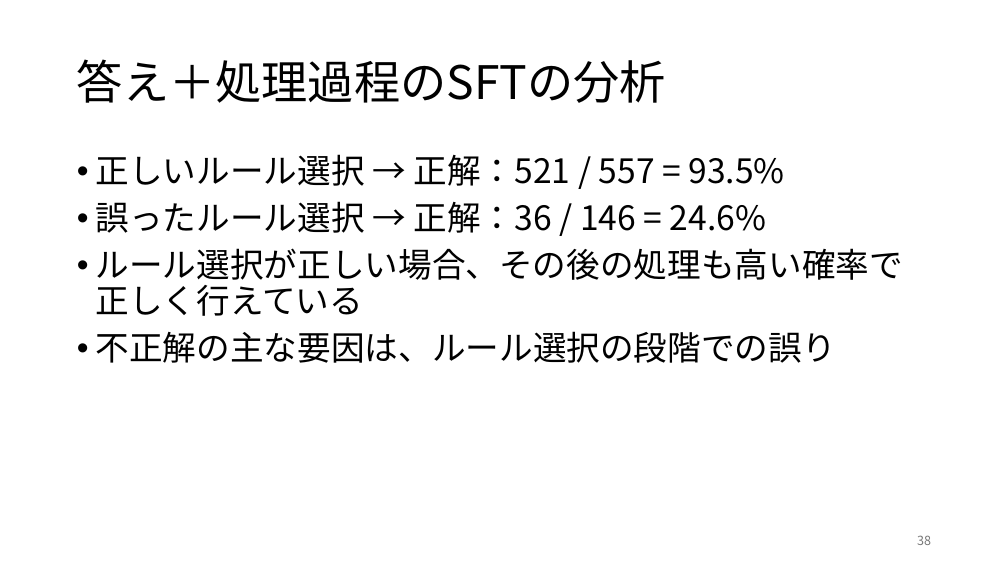
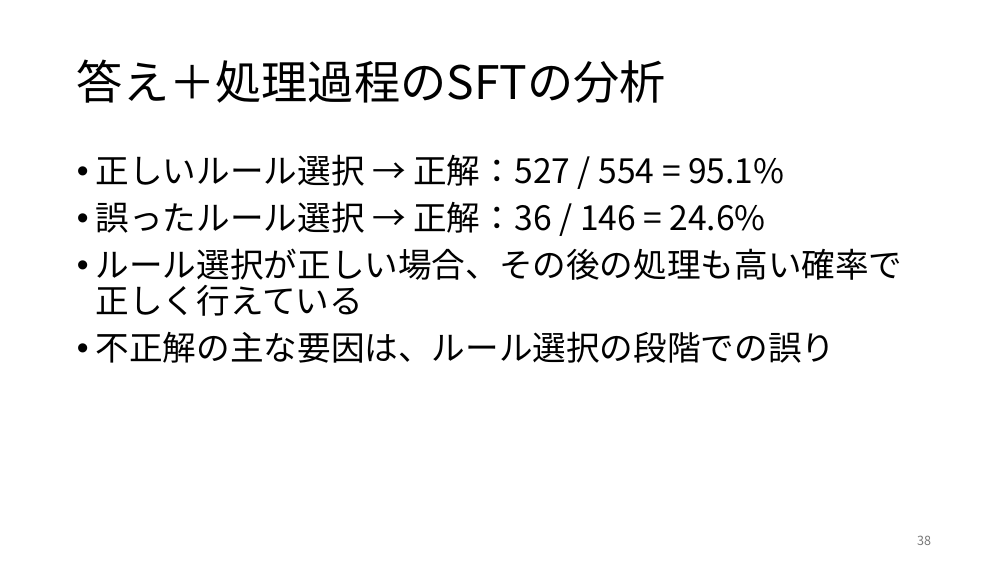
Before and after one commit to rollotea/array-task, a slide deck: slide 38 of 生成AIの追加学習による問題.pptx. Drawn at 1008x567 pixels with LibreOffice and Linux fonts; fonts in the diff are those of the drawing. Boxes give left, top, right and bottom in pixels: in the first picture for what was removed or moved away, otherwise in the second. Text is boxed around its words. In the diff, an @@ line names an element or a change of style, - is before the commit and + after.

```diff
--- a/生成AIの追加学習による問題.pptx
+++ b/生成AIの追加学習による問題.pptx
@@ text at (x1=96, y1=154, x2=784, y2=186): text changed @@
-• 正しいルール選択 → 正解：521 / 557 = 93.5%
+• 正しいルール選択 → 正解：527 / 554 = 95.1%
```
Also in this commit, not shown: 8 other slides changed, 1 slide added, 2 other files.
